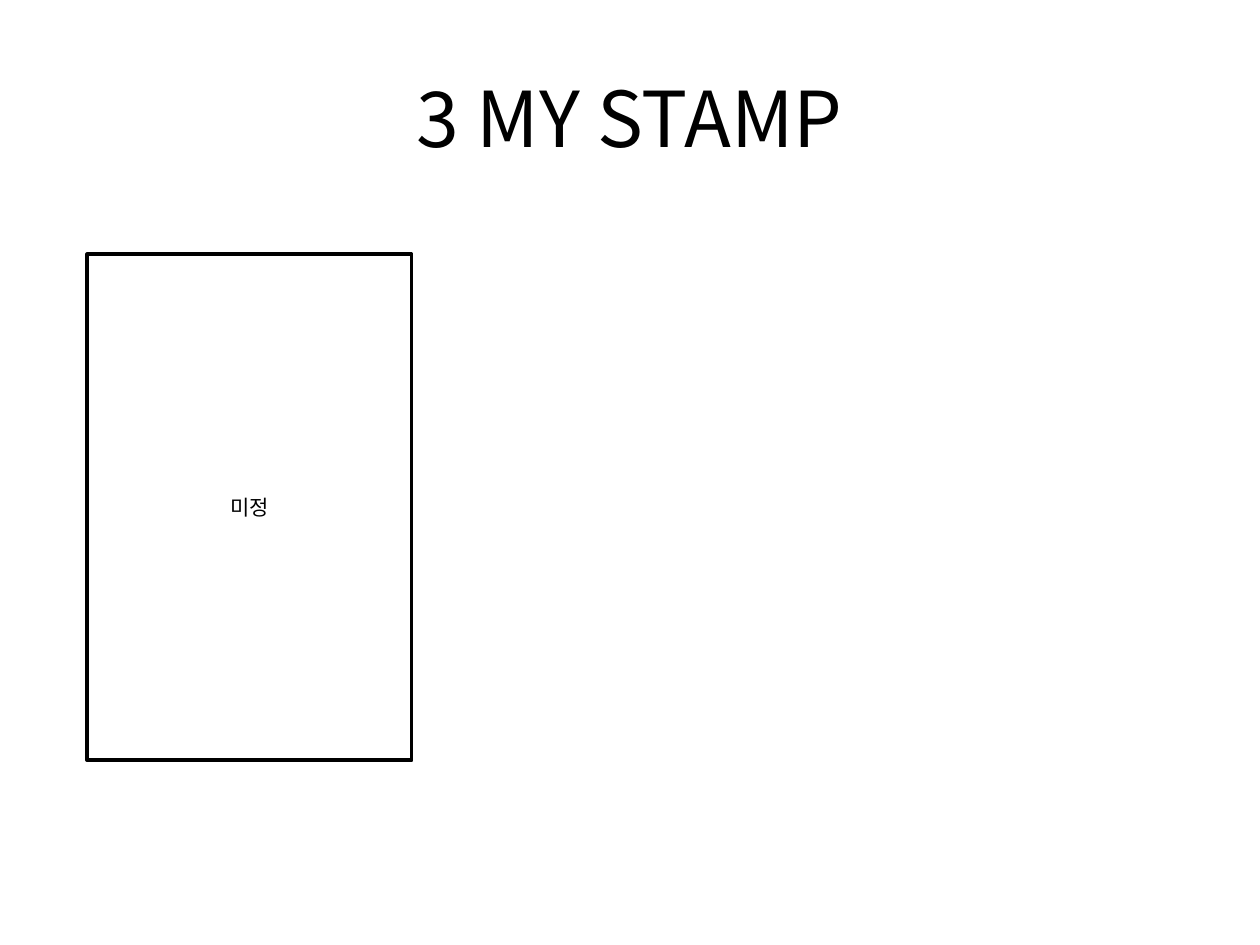
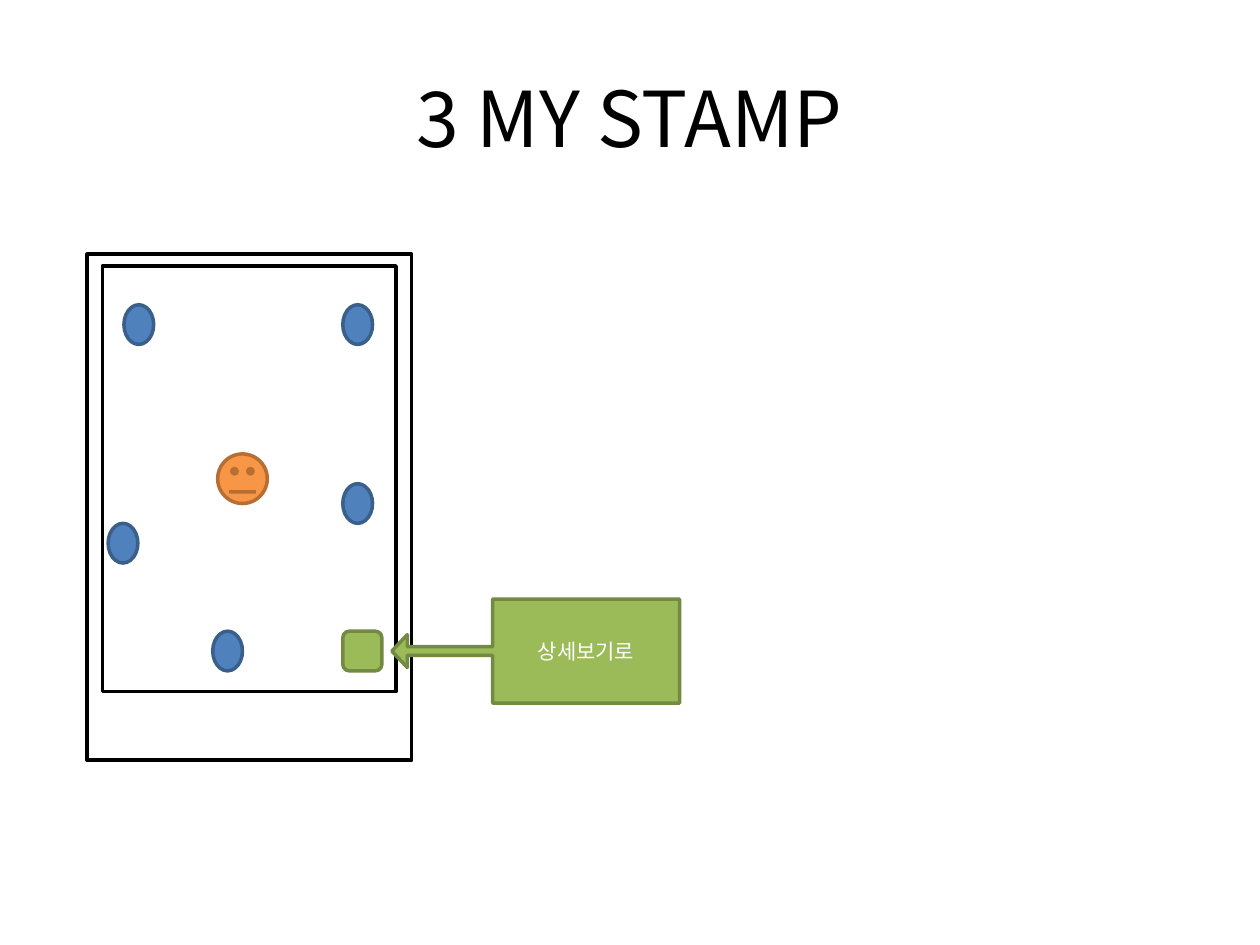
Before and after one commit to Seo-Sang-Eun/test01, a slide deck: slide 7 of Project Info/ui.pptx (slide 5 before the commit). Drawn at 1260x945 pixels with LibreOffice and Linux fonts; fonts in the diff are those of the drawing. Boxes give left, top, right and bottom in pixels: in the first picture for what was removed or moved away, otherwise in the second. Text is boxed around its words. In the diff, an @@ line names an element or a change of style, - is before the commit and + after.

```diff
--- a/Project Info/ui.pptx
+++ b/Project Info/ui.pptx
@@ rectangle added at [102, 266, 396, 692], fill #FFFFFF, outline #000000 2 pt @@
@@ ellipse added at [123, 305, 154, 344], fill #4F81BD, outline #3A5F8C 2 pt @@
@@ ellipse added at [343, 305, 373, 344], fill #4F81BD, outline #3A5F8C 2 pt @@
@@ smiley face added at [218, 454, 267, 503], fill #F79646, outline #B76F34 2 pt @@
@@ text in rectangle at [230, 497, 269, 517]: text removed @@
-미정
@@ ellipse added at [343, 484, 373, 523], fill #4F81BD, outline #3A5F8C 2 pt @@
@@ ellipse added at [108, 523, 139, 562], fill #4F81BD, outline #3A5F8C 2 pt @@
@@ left arrow callout added at [392, 600, 679, 703], fill #9BBB59, outline #738A42 2 pt, 12 pt, text #FFFFFF @@
+상세보기로
@@ ellipse added at [213, 631, 243, 670], fill #4F81BD, outline #3A5F8C 2 pt @@
@@ rounded rectangle added at [343, 631, 382, 670], fill #9BBB59, outline #738A42 2 pt @@
```
Also in this commit, not shown: 5 other slides changed, 2 slides added, 1 other file.
